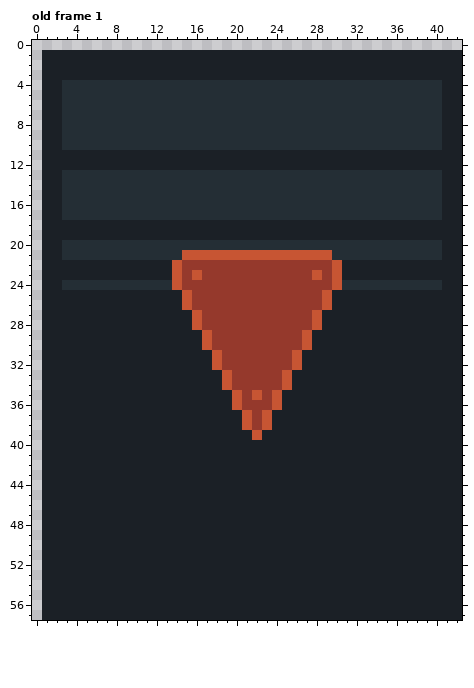
Edited in one commit: pixel-art file (Assets/Art/ProgramCards/Register.aseprite). The picture above was drawn from the file before the commit.
43x58 pixels, 1 frame. Shown: old frame 1. The commit also changed other frames, which this record leaves out.
Once edited:
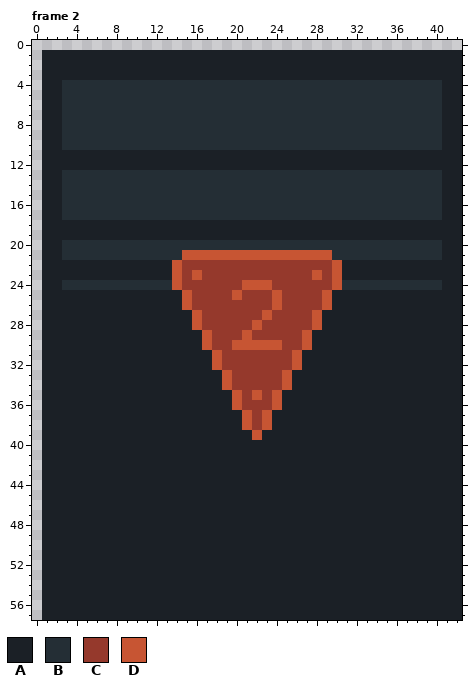
Palette (. is transparent): A #1b2026  B #242e35  C #95392c  D #c75533
A new or re-ordered frame is compared with the old frame closest to it.
Difference:
{"change": "frames 1 -> 5"}
{"where": "frame 2 is new; against old frame 1, layer \"Layer 3\""}
{"frame":2,"y":24,"x":21,"old":"CCC","new":"DDD"}
{"frame":2,"y":25,"x":20,"old":"C","new":"D"}
{"frame":2,"y":25,"x":24,"old":"C","new":"D"}
{"frame":2,"y":26,"x":24,"old":"C","new":"D"}
{"frame":2,"y":27,"x":23,"old":"C","new":"D"}
{"frame":2,"y":28,"x":22,"old":"C","new":"D"}
{"frame":2,"y":29,"x":21,"old":"C","new":"D"}
{"frame":2,"y":30,"x":20,"old":"CCCCC","new":"DDDDD"}
{"label":"changed","picture_box":[232,280,282,350]}
